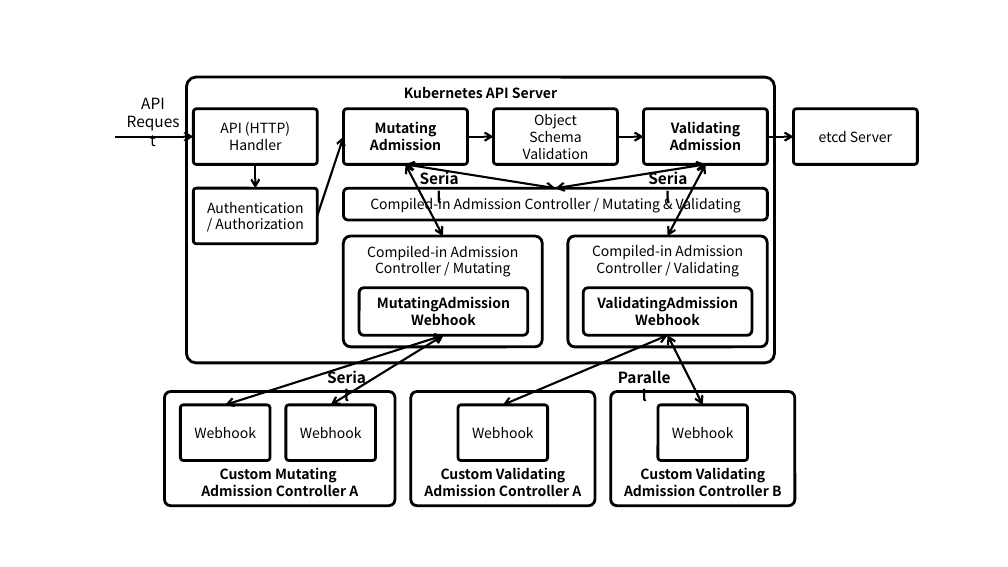
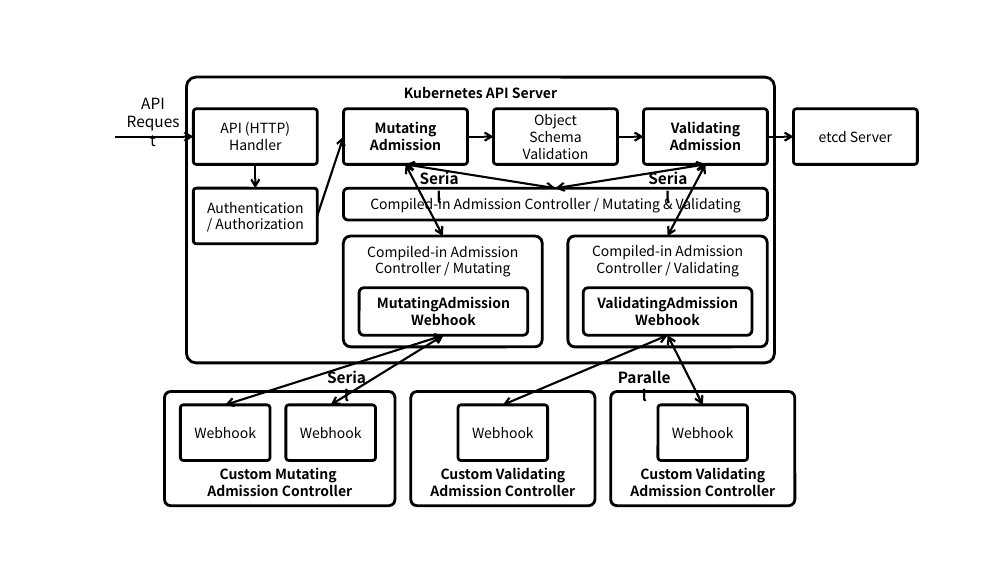
Before and after one commit to ssup2/blog-old, a slide deck: slide 1 of images/theory_analysis/Kubernetes_Admission_Controller/Kubernetes_Admission_Controller.pptx. Drawn at 1008x567 pixels with LibreOffice and Linux fonts; fonts in the diff are those of the drawing. Boxes give left, top, right and bottom in pixels: in the first picture for what was removed or moved away, otherwise in the second. Text is boxed around its words. In the diff, an @@ line names an element or a change of style, - is before the commit and + after.

```diff
--- a/images/theory_analysis/Kubernetes_Admission_Controller/Kubernetes_Admission_Controller.pptx
+++ b/images/theory_analysis/Kubernetes_Admission_Controller/Kubernetes_Admission_Controller.pptx
@@ text in rounded rectangle at [430, 467, 575, 497]: text changed @@
-Custom Validating Admission Controller A
+Custom Validating Admission Controller
@@ text in rounded rectangle at [630, 467, 775, 497]: text changed @@
-Custom Validating Admission Controller B
+Custom Validating Admission Controller
@@ text in rounded rectangle at [207, 482, 352, 497]: text changed @@
-Admission Controller A
+Admission Controller
```
Also in this commit, not shown: 1 slide added, 2 other files.
